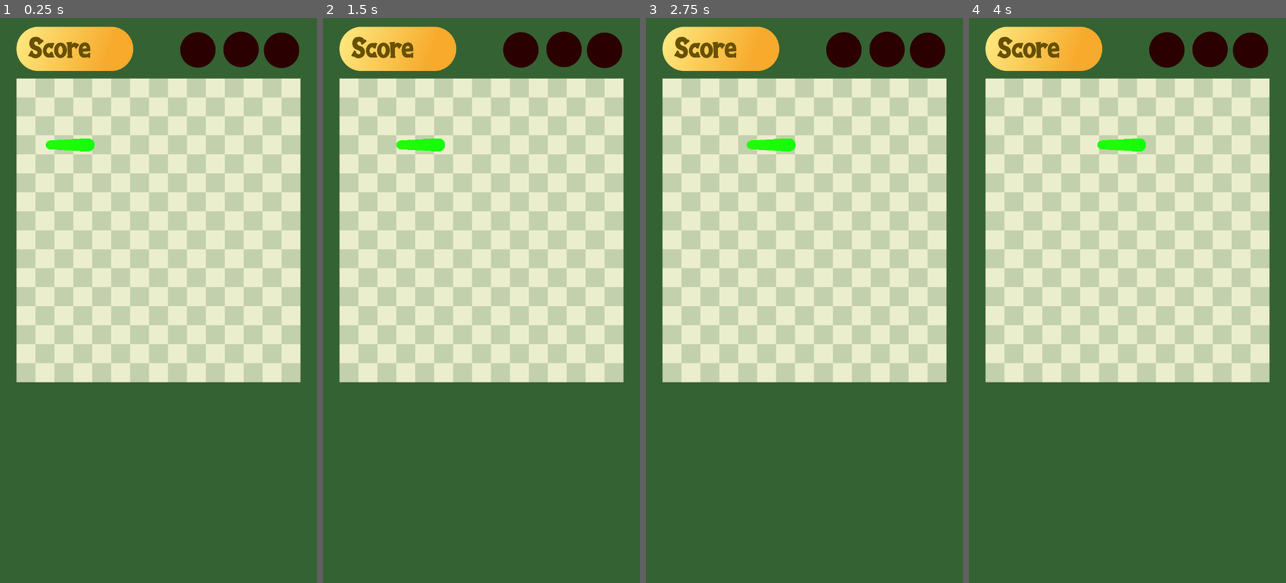
Above: before the commit, frames 1-4 (left to right).
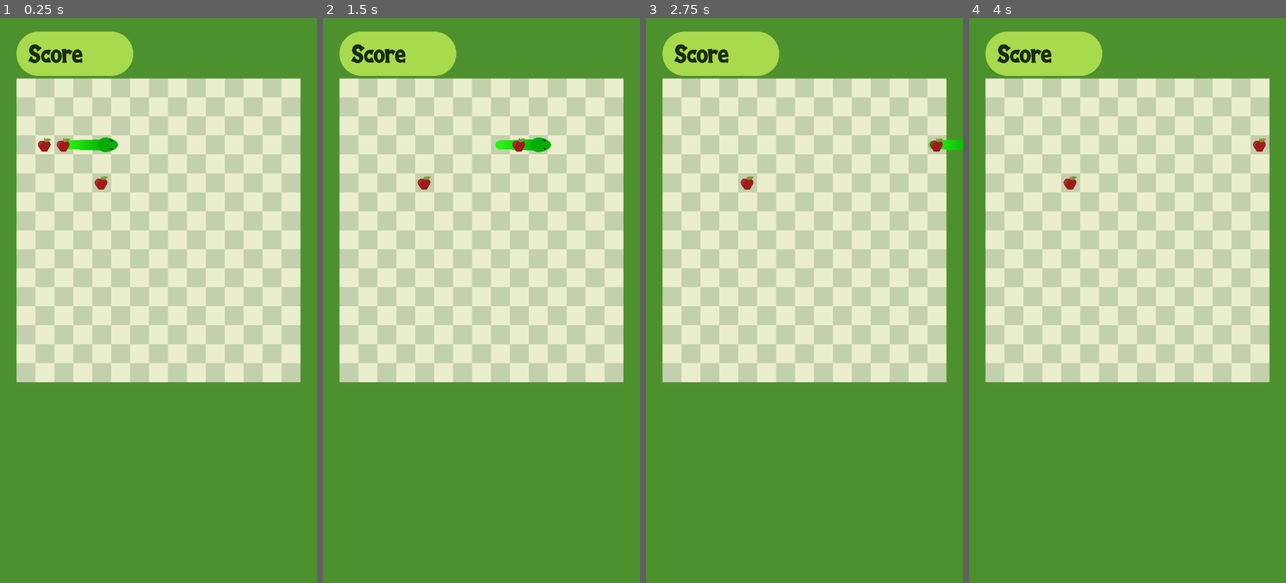
Above: after the commit, the same moments.

Repository: allanbts17/snakeMobile
Game: Godot game, scene res://game.tscn
Same seed, same stepped clock (60 frames per second), same inputs: the game is played once before the commit and once after it.
Inputs (mouse positions are in pixels of both pictures, inside the frame that each line leads up to):
- Up to frame 1 (0.25 s): no input
- Up to frame 2 (1.5 s): tap Enter at 0.5 s; move the mouse to (551, 272) at 0.52 s; click (551, 272) at 0.67 s; tap Space at 1.25 s; drag from (418, 328) to (465, 413) at 1.27 s
- Up to frame 3 (2.75 s): tap Enter at 2 s; move the mouse to (836, 176) at 2.02 s; click (836, 176) at 2.17 s
- Up to frame 4 (4 s): tap Space at 2.75 s; drag from (1111, 413) to (1032, 215) at 2.77 s; tap Enter at 3.5 s; move the mouse to (1222, 385) at 3.52 s; click (1222, 385) at 3.67 s

The runs differ from the first frame. In frame 1, 52% of the frame differs, in the area x 0-100%, y 0-100%; in frame 2, 52%; in frame 3, 52%; in frame 4, 52%.
Error after the commit: Invalid get index '(15, 3)' (on base: 'Dictionary'). (res://main.gd:213)

Commit message:
Snake eating and growing

Diff:
--- /dev/null
+++ b/apple.gd
@@ -0,0 +1,52 @@
+extends Area2D
+
+var total_solaped_spaces = []
+var total_spaces = []
+onready var head = get_parent().get_node("head")
+# Declare member variables here. Examples:
+# var a = 2
+# var b = "text"
+
+
+# Called when the node enters the scene tree for the first time.
+func _ready():
+	pass # Replace with function body.
+
+
+# Called every frame. 'delta' is the elapsed time since the previous frame.
+#func _process(delta):
+#	pass
+
+
+func _on_apple_area_entered(area):
+	total_solaped_spaces.clear()
+	total_spaces.clear()
+	total_solaped_spaces = [] + Global.solaped_board_squares
+	add_head_pos()
+	add_food_pos()
+	filter_total_spaces()
+	reposition()
+
+func reposition():
+	total_spaces.shuffle()
+	position = total_spaces[0]
+
+func add_head_pos():
+	var head_ind = total_solaped_spaces.find(head.position)
+	if head_ind == -1:
+		total_solaped_spaces.append(head.position)
+
+func add_food_pos():
+	var food_ind = total_solaped_spaces.find(position)
+	if food_ind == -1:
+		total_solaped_spaces.append(position)
+
+func filter_total_spaces():
+	dict_to_array()
+	for _pos in total_solaped_spaces:
+		total_spaces.erase(_pos)
+
+func dict_to_array():
+	for key in Global.board_pos:
+		total_spaces.append(Global.board_pos[key])
+	#print(total_spaces)
--- a/game.tscn
+++ b/game.tscn
@@ -1,15 +1,25 @@
-[gd_scene load_steps=7 format=2]
+[gd_scene load_steps=12 format=2]
 
 [ext_resource path="res://assets/background/board.png" type="Texture" id=1]
 [ext_resource path="res://assets/background/outside_board.png" type="Texture" id=2]
 [ext_resource path="res://main.gd" type="Script" id=3]
 [ext_resource path="res://test.gd" type="Script" id=4]
+[ext_resource path="res://assets/food/apple.png" type="Texture" id=5]
+[ext_resource path="res://assets/snake/head.png" type="Texture" id=6]
+[ext_resource path="res://apple.gd" type="Script" id=7]
+
+[sub_resource type="CircleShape2D" id=3]
+radius = 110.045
 
 [sub_resource type="Curve" id=1]
-_data = [ Vector2( 0, 1 ), 0.0, 0.156816, 0, 0, Vector2( 1, 0.673734 ), -0.00223913, 0.0, 0, 0 ]
+_data = [ Vector2( 0, 0.855828 ), 0.0, 0.156816, 0, 0, Vector2( 1, 0.673734 ), -0.00223913, 0.0, 0, 0 ]
 
 [sub_resource type="Gradient" id=2]
-colors = PoolColorArray( 0.0823529, 0.996078, 0.0392157, 1, 0.133333, 0.992157, 0.0235294, 1 )
+colors = PoolColorArray( 0.0196078, 0.686275, 0.0196078, 1, 0.160784, 0.964706, 0.0745098, 1 )
+
+[sub_resource type="CapsuleShape2D" id=4]
+radius = 15.469
+height = 0.0
 
 [node name="main" type="Node2D"]
 script = ExtResource( 3 )
@@ -17,7 +27,7 @@
 "_edit_horizontal_guides_": [ 136.968 ],
 "_edit_vertical_guides_": [ 37.0023 ]
 }
-speed_index = 2
+speed_index = 8
 
 [node name="outside_board" type="Sprite" parent="."]
 texture = ExtResource( 2 )
@@ -26,14 +36,29 @@
 "_edit_lock_": true
 }
 
-[node name="board" type="Sprite" parent="."]
+[node name="game_board" type="Node2D" parent="."]
 position = Vector2( 37, 137 )
+
+[node name="board" type="Sprite" parent="game_board"]
 texture = ExtResource( 1 )
 centered = false
 
-[node name="snakeBody" type="Line2D" parent="."]
-position = Vector2( 66.7758, 166.31 )
-points = PoolVector2Array( 0, 0, 1, 0, 45, 0 )
+[node name="apple" type="Area2D" parent="game_board"]
+position = Vector2( 193.5, 236.5 )
+scale = Vector2( 0.15, 0.15 )
+script = ExtResource( 7 )
+__meta__ = {
+"_edit_group_": true
+}
+
+[node name="Sprite" type="Sprite" parent="game_board/apple"]
+texture = ExtResource( 5 )
+
+[node name="CollisionShape2D" type="CollisionShape2D" parent="game_board/apple"]
+shape = SubResource( 3 )
+
+[node name="snakeBody" type="Line2D" parent="game_board"]
+points = PoolVector2Array( 150.5, 150.5, 64.5, 150.5 )
 width = 30.0
 width_curve = SubResource( 1 )
 default_color = Color( 0.0823529, 0.878431, 0.211765, 1 )
@@ -42,6 +67,41 @@
 begin_cap_mode = 2
 end_cap_mode = 2
 
+[node name="head" type="Area2D" parent="game_board"]
+position = Vector2( 150.5, 150.5 )
+rotation = -1.5708
+scale = Vector2( 0.55, 0.55 )
+__meta__ = {
+"_edit_group_": true
+}
+
+[node name="Sprite" type="Sprite" parent="game_board/head"]
+texture = ExtResource( 6 )
+offset = Vector2( 0, 20 )
+
+[node name="CollisionShape2D" type="CollisionShape2D" parent="game_board/head"]
+position = Vector2( 0, 45 )
+shape = SubResource( 4 )
+
+[node name="test2" type="Sprite" parent="game_board"]
+position = Vector2( -157.621, 201.577 )
+scale = Vector2( 0.15, 0.15 )
+texture = ExtResource( 5 )
+__meta__ = {
+"_edit_group_": true
+}
+
+[node name="test1" type="Sprite" parent="game_board"]
+position = Vector2( -126.473, 272.367 )
+scale = Vector2( 0.15, 0.15 )
+texture = ExtResource( 5 )
+__meta__ = {
+"_edit_group_": true
+}
+
 [node name="Node2D" type="Node2D" parent="."]
 visible = false
 script = ExtResource( 4 )
+
+[connection signal="area_entered" from="game_board/apple" to="game_board/apple" method="_on_apple_area_entered"]
+[connection signal="area_entered" from="game_board/apple" to="." method="_on_apple_area_entered"]
--- a/main.gd
+++ b/main.gd
@@ -1,7 +1,11 @@
 extends Node2D
 
 
-onready var snake_body = get_node("snakeBody")
+onready var snake_body = get_node("game_board/snakeBody")
+onready var snake_head = get_node("game_board/head")
+onready var apple = get_node("game_board/apple")
+onready var test1 = get_node("game_board/test1")
+onready var test2 = get_node("game_board/test2")
 var snake_size
 var initial_position
 var initial_tail_position
@@ -11,25 +15,35 @@
 var distance_to_prev_center = 30
 var is_far_from_prev_center
 var reach_board_square_ind = [null,null]
-
+var speed_step = 25
+var run = true
+var tail_stop
+var grow_step = 43
 # Called when the node enters the scene tree for the first time.
 func _ready():
-	snake_body.position = Global.board_offset
+	#snake_body.position = Global.board_offset
+	randomize()
+	Global.speed = speed_index * speed_step
+	Global.end_speed = Global.speed
 	initial_position = Global.board_pos[Vector2(3,3)]
 	initial_tail_position = Global.board_pos[Vector2(1,3)]
+	Global.solaped_board_squares = [Vector2(3,3),Vector2(2,3),Vector2(1,3)]
 	var v = [2,3,5,6]
-	print(Vector2(0,25).normalized(),' norm')
+	#v.push_back(10)
+	#print('push back: ',v)
+	#v.pop_front()
+	#print('pop front: ',v)
 	#print('orginal: ',v)
 	#v.insert(1,10)
 	#print('with 10 on 1: ',v)
-
+	#print('ceil 3.6: ',ceil(3.6))
 	reset_snake_body()
 
 
 	#print("Count")
 	#print(snake_body.get_point_count())
 	#print(snake_body.points)
-	var snake_size = get_snake_size()
+	snake_size = get_snake_size()
 	print('snake size: ',snake_size)
 	#print(Vector2(20,15).distance_to(Vector2(0,0)))
 
@@ -50,19 +64,20 @@
 	print('all points: ',snake_body.points)
 	print('point: ',snake_body.points[0])
 
-func reach_point_to_board_square(point) -> bool:
+func reach_point_to_board_square(point,prec) -> bool:
 	var indx = round_place(((snake_body.points[point].x + Global.square_size.x/2)/Global.square_size.x)-1,2)
 	var indy = round_place(((snake_body.points[point].y + Global.square_size.y/2)/Global.square_size.y)-1,2)
 	var reached = false
-	if is_int(round_almost_int(indx,0.05)) and is_int(round_almost_int(indy,0.05)):
-		var index = Vector2(round_almost_int(indx,0.05),round_almost_int(indy,0.05))
+	if is_int(round_almost_int(indx,prec)) and is_int(round_almost_int(indy,prec)):
+		var index = Vector2(round_almost_int(indx,prec),round_almost_int(indy,prec))
 		if reach_board_square_ind[point] != index and reach_board_square_ind[point] != null:
 			reached = true
+			#print(reach_board_square_ind[point])
 		reach_board_square_ind[point] = index
 	return reached
 
-func reach_board_square():
-	if reach_point_to_board_square(0):
+func reach_board_square(_delta):
+	if reach_point_to_board_square(0,0.05):
 		Global.solaped_board_squares.push_back(reach_board_square_ind[0])
 
 		if direction_list.size() > 0:
@@ -71,13 +86,17 @@
 			head_reposition(Global.direction)
 			snake_body.set_point_position(1,Global.board_pos[reach_board_square_ind[0]])
 			#print(snake_body.points)
+	if reach_point_to_board_square(-1,0.1):
+		Global.solaped_board_squares.pop_front()
+		test()
+		#print(Global.solaped_board_squares)
 	var dist = snake_body.points[-2].distance_to(snake_body.points[-1])
-	if dist < 1:
-		print('enter')
+	if dist < ceil(Global.speed * _delta):
+		#print('enter')
 		#snake_body.remove_point(1)
 		snake_body.remove_point(snake_body.get_point_count()-1)
 		#snake_body.points.pop_back()
-		print(snake_body.points)
+		#print(snake_body.points)
 	#print(dist)
 
 
@@ -135,6 +154,10 @@
 	snake_body.points[0] += Global.velocity * _delta
 	snake_body.points[-1] += Global.end_velocity * _delta
 
+func move_head(_delta):
+	snake_head.position = snake_body.points[0]
+	head_orientation()
+
 func inputs():
 	if Input.is_action_just_pressed("ui_d"):
 		change_direction('right')
@@ -174,13 +197,44 @@
 func is_horizontal(direction):
 	return direction == 'right' or direction == 'left'
 
+func head_orientation():
+	if Global.direction == "right" :
+		snake_head.rotation_degrees = -90
+	elif Global.direction == "left" :
+		snake_head.rotation_degrees = 90
+	elif Global.direction == "up" :
+		snake_head.rotation_degrees = 180
+	elif Global.direction == "down" :
+		snake_head.rotation_degrees = 0
+
+func test():
+	var show = true
+	if show and Global.solaped_board_squares.size() != 0:
+		test1.position = Global.board_pos[Global.solaped_board_squares[0]]
+		test2.position = Global.board_pos[Global.solaped_board_squares[-1]]
+
+func tail_grow():
+	if Global.end_speed == 0:
+		var final_size = snake_size + grow_step
+		if get_snake_size() >= final_size:
+			Global.end_speed = Global.speed
+			snake_size = get_snake_size()
+
 func _process(delta):
-	Global.speed = speed_index * 25
-	Global.end_speed = Global.speed
-	#print('delta: ',delta)
-	inputs()
-	change_velocity()
-	move_snake(delta)
-	reach_board_square()
+	if run:
+		#print('delta: ',delta)
+		inputs()
+		change_velocity()
+		move_head(delta)
+		move_snake(delta)
+		reach_board_square(delta)
+		tail_grow()
+
 
 	#print(Global.velocity * delta)
+
+
+func _on_apple_area_entered(area):
+	#run = false
+	print('solaped: ',Global.solaped_board_squares)
+	Global.end_speed = 0
Binary file changed: assets/background/outside_board.png
Binary file added: assets/food/apple.png
Not shown, added: assets/food/apple.png.import
Binary file added: assets/snake/head.png
Not shown, added: assets/snake/head.png.import
